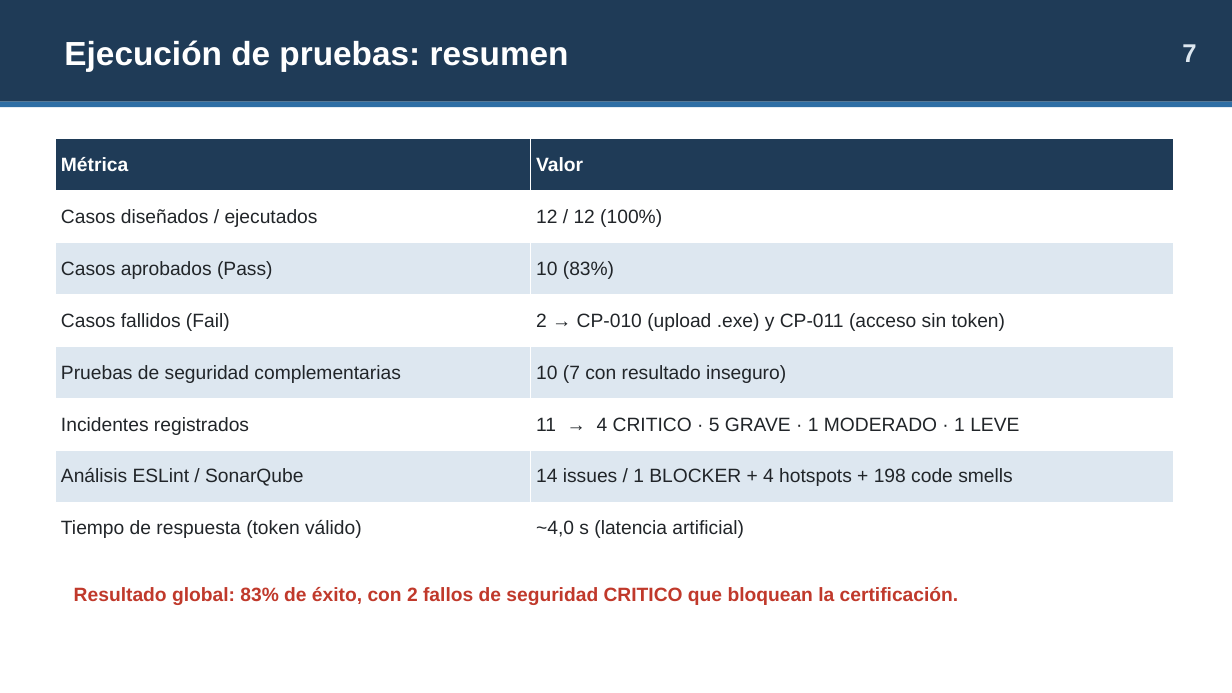
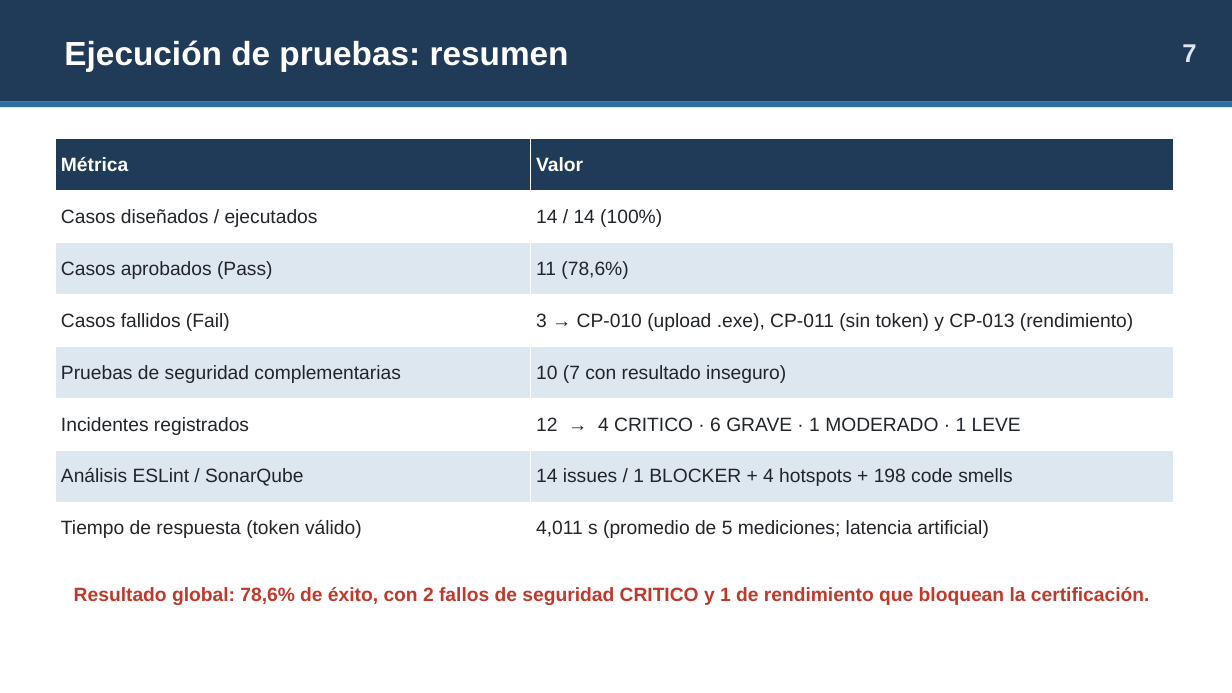
Before and after one commit to LTassoD/Seguridad-y-Calidad-en-el-Desarrollo-de-Software, a slide deck: slide 7 of EP3_Presentacion_Atlas.pptx. Drawn at 1232x693 pixels with LibreOffice and Linux fonts; fonts in the diff are those of the drawing. Boxes give left, top, right and bottom in pixels: in the first picture for what was removed or moved away, otherwise in the second. Text is boxed around its words. In the diff, an @@ line names an element or a change of style, - is before the commit and + after.

```diff
--- a/EP3_Presentacion_Atlas.pptx
+++ b/EP3_Presentacion_Atlas.pptx
@@ table at [55,139,1174,555] @@
-row 2, column 2: 12 / 12 (100%)
+row 2, column 2: 14 / 14 (100%)
-row 3, column 2: 10 (83%)
+row 3, column 2: 11 (78,6%)
-row 4, column 2: 2 → CP-010 (upload .exe) y CP-011 (acceso sin token)
+row 4, column 2: 3 → CP-010 (upload .exe), CP-011 (sin token) y CP-013 (rendimiento)
-row 6, column 2: 11 → 4 CRITICO · 5 GRAVE · 1 MODERADO · 1 LEVE
+row 6, column 2: 12 → 4 CRITICO · 6 GRAVE · 1 MODERADO · 1 LEVE
-row 8, column 2: ~4,0 s (latencia artificial)
+row 8, column 2: 4,011 s (promedio de 5 mediciones; latencia artificial)
@@ text at [74,587,1150,605]: text changed @@
-Resultado global: 83% de éxito, con 2 fallos de seguridad CRITICO que bloquean la certificación.
+Resultado global: 78,6% de éxito, con 2 fallos de seguridad CRITICO y 1 de rendimiento que bloquean la certificación.
```
Also in this commit, not shown: 6 other slides changed, 8 other files.
